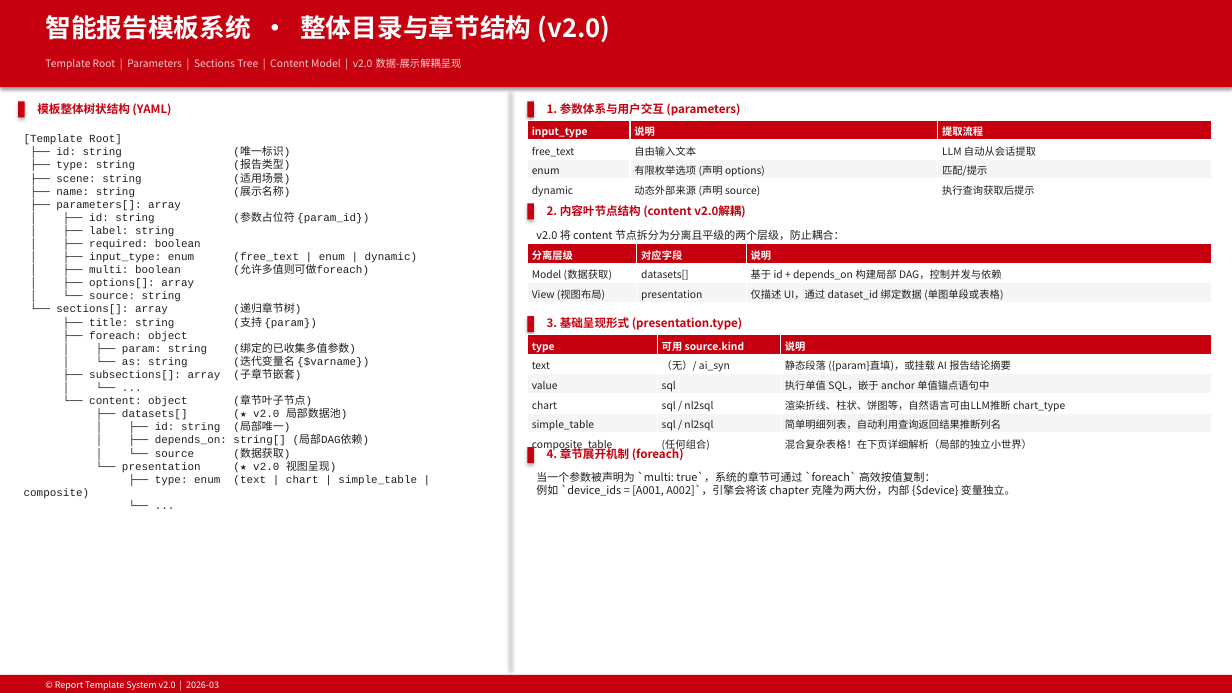
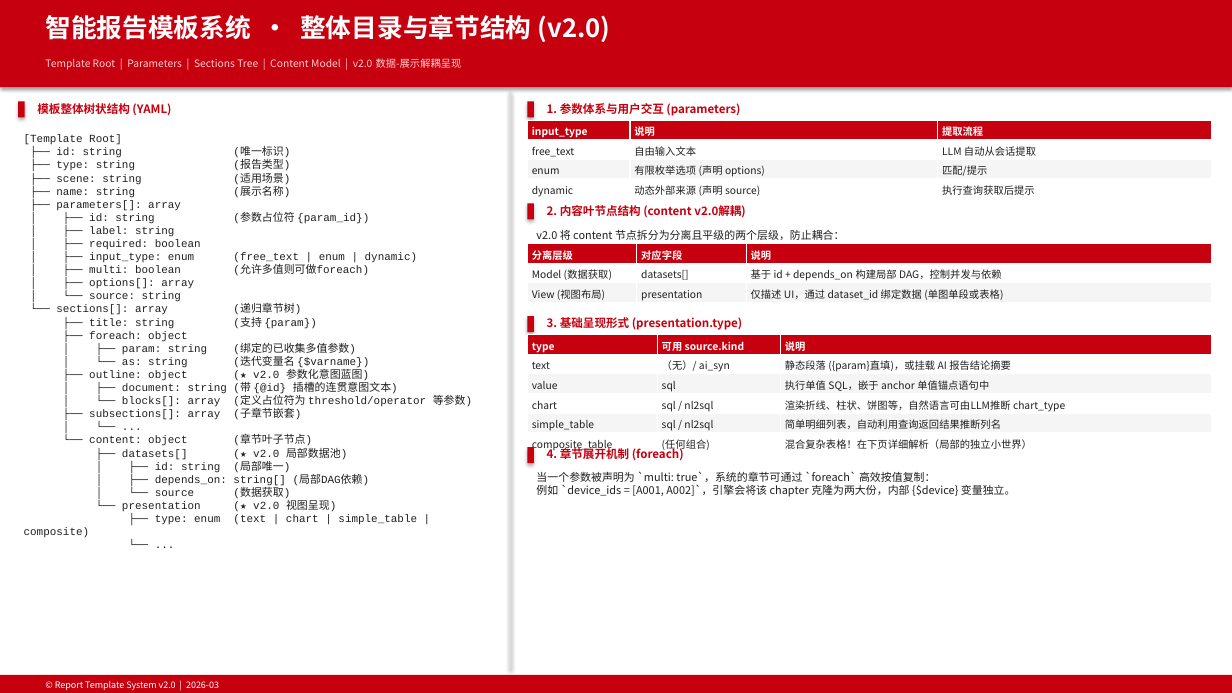
Before and after one commit to shel447/report-template-design, a slide deck: slide 1 of output/report_template_structure.pptx. Drawn at 1232x693 pixels with LibreOffice and Linux fonts; fonts in the diff are those of the drawing. Boxes give left, top, right and bottom in pixels: in the first picture for what was removed or moved away, otherwise in the second. Text is boxed around its words. In the diff, an @@ line names an element or a change of style, - is before the commit and + after.

Commit message:
feat: sync report structure and outline workflow PPTs to the new Blueprint Compiler architecture

```diff
--- a/output/report_template_structure.pptx
+++ b/output/report_template_structure.pptx
@@ text at bbox=[24, 135, 472, 538]: text changed @@
-[Template Root]
-├── id: string (唯一标识)
-├── type: string (报告类型)
-├── scene: string (适用场景)
-├── name: string (展示名称)
-├── parameters[]: array
-│ ├── id: string (参数占位符 {param_id})
-│ ├── label: string
-│ ├── required: boolean
-│ ├── input_type: enum (free_text | enum | dynamic)
-│ ├── multi: boolean (允许多值则可做foreach)
-│ ├── options[]: array
-│ └── source: string
-└── sections[]: array (递归章节树)
-├── title: string (支持 {param})
-├── foreach: object
-│ ├── param: string (绑定的已收集多值参数)
-│ └── as: string (迭代变量名 {$varname})
-├── subsections[]: array (子章节嵌套)
-│ └── ...
-└── content: object (章节叶子节点)
-├── datasets[] (★ v2.0 局部数据池)
-│ ├── id: string (局部唯一)
-│ ├── depends_on: string[] (局部DAG依赖)
-│ └── source (数据获取)
-└── presentation (★ v2.0 视图呈现)
-├── type: enum (text | chart | simple_table | composite)
-└── ...
+[Template Root]
+├── id: string (唯一标识)
+├── type: string (报告类型)
+├── scene: string (适用场景)
+├── name: string (展示名称)
+├── parameters[]: array
+│ ├── id: string (参数占位符 {param_id})
+│ ├── label: string
+│ ├── required: boolean
+│ ├── input_type: enum (free_text | enum | dynamic)
+│ ├── multi: boolean (允许多值则可做foreach)
+│ ├── options[]: array
+│ └── source: string
+└── sections[]: array (递归章节树)
+├── title: string (支持 {param})
+├── foreach: object
+│ ├── param: string (绑定的已收集多值参数)
+│ └── as: string (迭代变量名 {$varname})
+├── outline: object (★ v2.0 参数化意图蓝图)
+│ ├── document: string (带 {@id} 插槽的连贯意图文本)
+│ └── blocks[]: array (定义占位符为 threshold/operator 等参数)
+├── subsections[]: array (子章节嵌套)
+│ └── ...
+└── content: object (章节叶子节点)
+├── datasets[] (★ v2.0 局部数据池)
+│ ├── id: string (局部唯一)
+│ ├── depends_on: string[] (局部DAG依赖)
+│ └── source (数据获取)
+└── presentation (★ v2.0 视图呈现)
+├── type: enum (text | chart | simple_table | composite)
+└── ...
```
Also in this commit, not shown: 3 other files.
